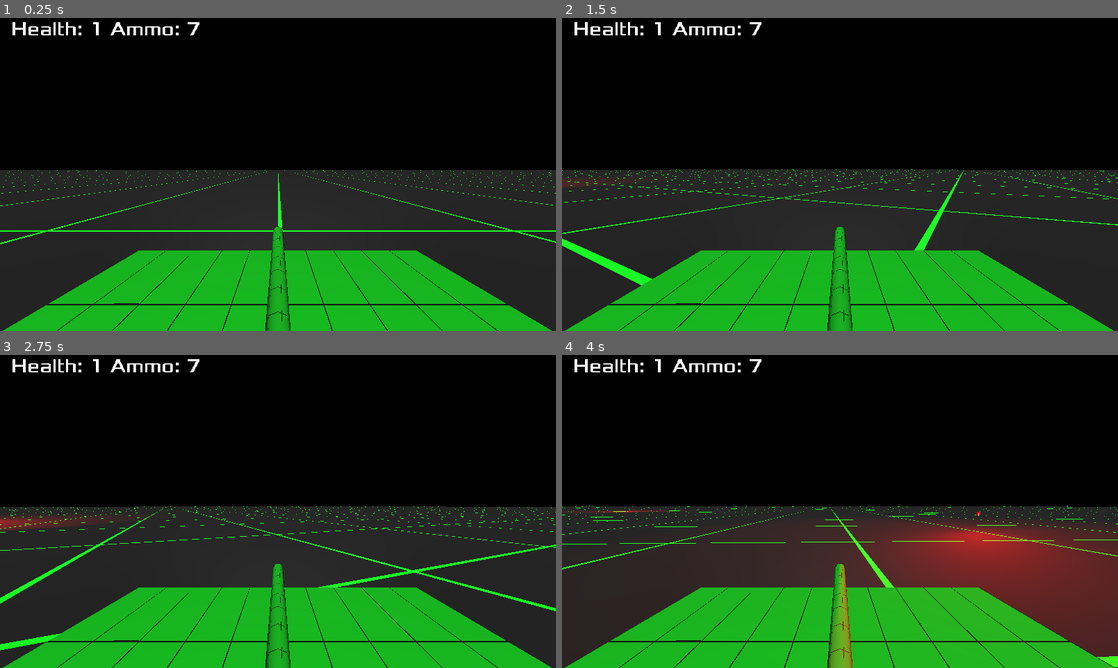
Above: before the commit, frames 1-4 (two rows, left to right).
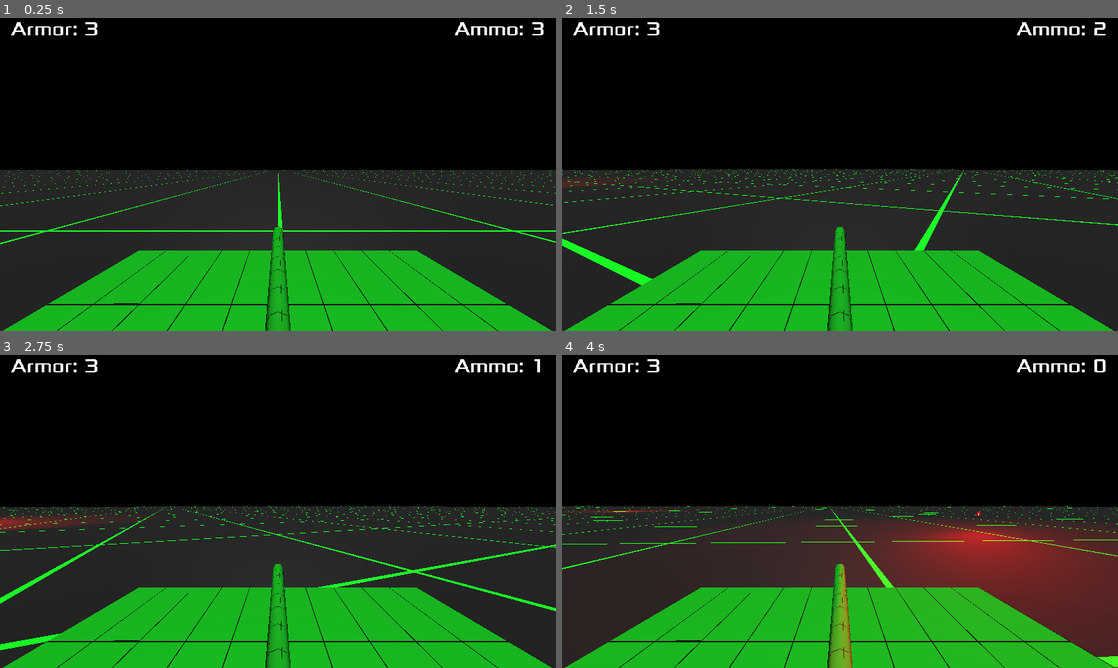
Above: after the commit, the same moments.

Repository: Kromey/spectre
Game: Godot game, scene res://Main.tscn
The game is run twice, just before and just after one commit, with the same random seed, the same clock (stepped at 60 frames per second) and the same inputs.
Inputs:
- Up to frame 1 (0.25 s): no input
- Up to frame 2 (1.5 s): hold D (movement_right) 0.53-1.28 s; hold Space (action_shoot) 0.53-1.28 s; hold S (movement_backward) from 1.28 s (still down); tap Space (action_shoot) at 1.35 s
- Up to frame 3 (2.75 s): release S (movement_backward) at 2.03 s; hold D (movement_right) from 2.03 s (still down); hold Space (action_shoot) from 2.03 s (still down)
- Up to frame 4 (4 s): release D (movement_right) at 2.78 s; release Space (action_shoot) at 2.78 s; hold W (movement_forward) 2.78-3.53 s; tap Space (action_shoot) at 2.85 s; hold A (movement_left) from 3.53 s (still down); hold Space (action_shoot) from 3.53 s (still down)

The runs differ from the first frame. In frame 1, 0.7% of the frame differs, in the area x 2-98%, y 1-6%; in frame 2, 0.7%; in frame 3, 0.7%; in frame 4, 0.7%.

Commit message:
Basic GUI elements in place and functional

Diff:
--- a/tanks/BaseTank.gd
+++ b/tanks/BaseTank.gd
@@ -31,6 +31,9 @@
 
 const Bullet = preload("res://tanks/Bullet.tscn")
 
+signal damage_changed
+signal ammo_changed
+signal reloading
 signal dead
 
 # Called when the node enters the scene tree for the first time.
@@ -82,6 +85,7 @@
 	if ammo > 0 and !reloading and $FireRate.is_stopped():
 		$FireRate.start(FIRE_RATE)
 		ammo -= 1
+		emit_signal("ammo_changed", ammo)
 
 		var bullet_speed = MAX_SPEED * 1.2
 
@@ -96,17 +100,21 @@
 
 func reload():
 	if !reloading:
+		emit_signal("reloading", true)
 		reloading = true
 		var _e = get_tree().create_timer(RELOAD_TIME).connect("timeout", self, "reload_immediate")
 
 func reload_immediate():
 	ammo = MAX_AMMO
+	emit_signal("ammo_changed", ammo)
 	reloading = false
+	emit_signal("reloading", false)
 	# Ensure reloading clears fire rate timer
 	$FireRate.stop()
 
 func take_damage(_force, amount):
 	damage += amount
+	emit_signal("damage_changed", damage, MAX_DAMAGE)
 
 	if damage >= MAX_DAMAGE:
 		die()
--- /dev/null
+++ b/tanks/player/PlayerHUD.gd
@@ -0,0 +1,14 @@
+extends Control
+
+onready var Armor = find_node("Armor")
+onready var Ammo = find_node("Ammo")
+
+func update_damage(new_value, max_value):
+	Armor.get_node("Value").text = str(max_value - new_value)
+
+func update_ammo(new_value):
+	Ammo.get_node("Value").text = str(new_value)
+
+func reloading(is_reloading):
+	if is_reloading:
+		update_ammo(0)
--- a/tanks/player/PlayerHUD.tscn
+++ b/tanks/player/PlayerHUD.tscn
@@ -1,40 +1,58 @@
-[gd_scene load_steps=2 format=2]
+[gd_scene load_steps=3 format=2]
 
 [ext_resource path="res://tanks/player/PlayerHUDFont.tres" type="DynamicFont" id=1]
+[ext_resource path="res://tanks/player/PlayerHUD.gd" type="Script" id=2]
 
-[node name="PlayerHUD" type="Control"]
-anchor_right = 1.0
-anchor_bottom = 1.0
-__meta__ = {
-"_edit_use_anchors_": false
-}
-
-[node name="MarginContainer" type="MarginContainer" parent="."]
+[node name="PlayerHUD" type="MarginContainer"]
 anchor_right = 1.0
 margin_bottom = 40.0
 custom_constants/margin_right = 20
 custom_constants/margin_top = 20
 custom_constants/margin_left = 20
 custom_constants/margin_bottom = 20
+script = ExtResource( 2 )
 __meta__ = {
 "_edit_use_anchors_": false
 }
 
-[node name="HSplitContainer" type="HSplitContainer" parent="MarginContainer"]
+[node name="GUI" type="HSplitContainer" parent="."]
 margin_left = 20.0
 margin_top = 20.0
 margin_right = 1004.0
 margin_bottom = 64.0
 
-[node name="Label" type="Label" parent="MarginContainer/HSplitContainer"]
-margin_right = 171.0
+[node name="Armor" type="HSplitContainer" parent="GUI"]
+margin_right = 805.0
+margin_bottom = 44.0
+size_flags_horizontal = 3
+
+[node name="Label" type="Label" parent="GUI/Armor"]
+margin_right = 124.0
 margin_bottom = 44.0
 custom_fonts/font = ExtResource( 1 )
-text = "Health: 1"
+text = "Armor:"
 
-[node name="Label2" type="Label" parent="MarginContainer/HSplitContainer"]
-margin_left = 183.0
+[node name="Value" type="Label" parent="GUI/Armor"]
+margin_left = 136.0
+margin_right = 805.0
+margin_bottom = 44.0
+custom_fonts/font = ExtResource( 1 )
+text = "1"
+
+[node name="Ammo" type="HSplitContainer" parent="GUI"]
+margin_left = 817.0
 margin_right = 984.0
 margin_bottom = 44.0
+
+[node name="Label" type="Label" parent="GUI/Ammo"]
+margin_right = 129.0
+margin_bottom = 44.0
 custom_fonts/font = ExtResource( 1 )
-text = "Ammo: 7"
+text = "Ammo:"
+
+[node name="Value" type="Label" parent="GUI/Ammo"]
+margin_left = 141.0
+margin_right = 167.0
+margin_bottom = 44.0
+custom_fonts/font = ExtResource( 1 )
+text = "3"
--- a/tanks/player/PlayerTank.gd
+++ b/tanks/player/PlayerTank.gd
@@ -5,6 +5,9 @@
 # Called when the node enters the scene tree for the first time.
 func _ready():
 	PlayerCamera.make_current()
+
+	emit_signal("ammo_changed", ammo)
+	emit_signal("damage_changed", damage, MAX_DAMAGE)
 
 func _physics_process(delta):
 	# -----
--- a/tanks/player/PlayerTank.tscn
+++ b/tanks/player/PlayerTank.tscn
@@ -7,6 +7,7 @@
 
 [node name="PlayerTank" instance=ExtResource( 1 )]
 script = ExtResource( 3 )
+MAX_DAMAGE = 3
 
 [node name="Camera" type="Camera" parent="CSGCombiner/Body/Turret" index="1"]
 transform = Transform( 1, 0, 0, 0, 1, 0, 0, 0, 1, 0, 0.127, 0 )
@@ -24,3 +25,7 @@
 
 [node name="HeadlightL" parent="CSGCombiner/Body" index="2" instance=ExtResource( 2 )]
 transform = Transform( 1, 0, 0, 0, 1, 0, 0, 0, 1, -0.2, 0, -0.5 )
+
+[connection signal="ammo_changed" from="." to="CSGCombiner/Body/Turret/Camera/PlayerHUD" method="update_ammo"]
+[connection signal="damage_changed" from="." to="CSGCombiner/Body/Turret/Camera/PlayerHUD" method="update_damage"]
+[connection signal="reloading" from="." to="CSGCombiner/Body/Turret/Camera/PlayerHUD" method="reloading"]
